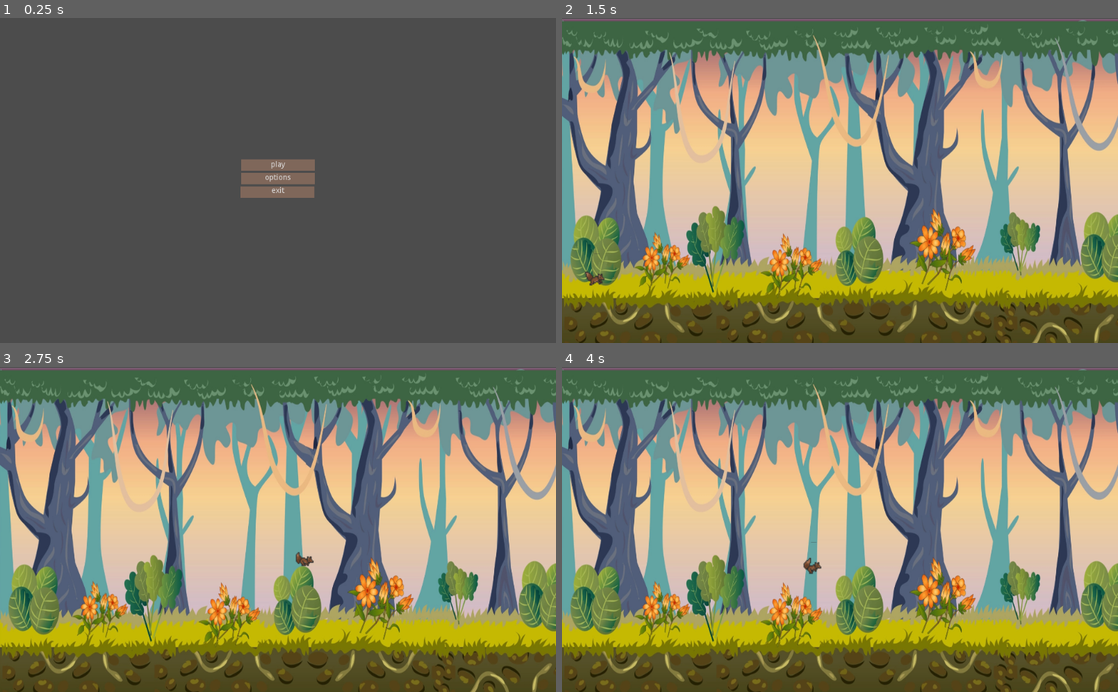
Above: before the commit, frames 1-4 (two rows, left to right).
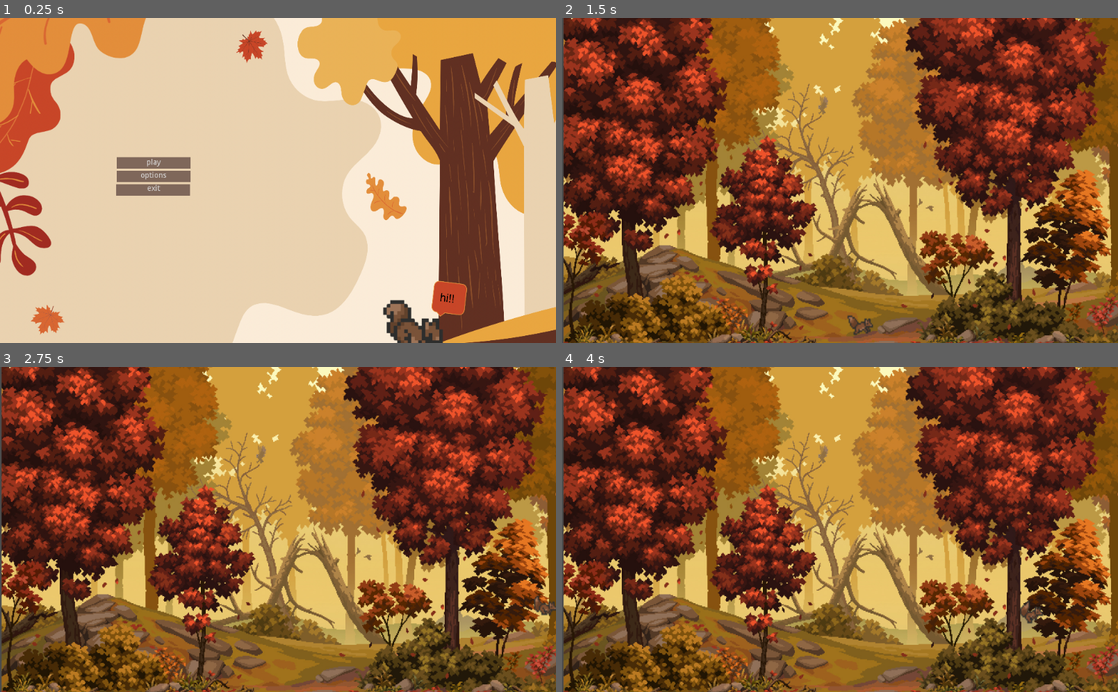
Above: after the commit, the same moments.

Repository: bcenturino25/game-1
Game: Godot game, scene res://scenes/main menu.tscn
Same seed, same stepped clock (60 frames per second), same inputs: the game is played once before the commit and once after it.
Inputs (mouse positions are in pixels of both pictures, inside the frame that each line leads up to):
- Up to frame 1 (0.25 s): no input
- Up to frame 2 (1.5 s): click "play" at 0.5 s; tap Enter at 1.25 s; move the mouse to (962, 164) at 1.27 s; hold D (right) from 1.28 s (still down); click (962, 164) at 1.42 s
- Up to frame 3 (2.75 s): keep holding D (right); tap Space (up) at 1.52, 2.27 s; move the mouse to (166, 545) at 2.02 s
- Up to frame 4 (4 s): move the mouse to (895, 458) at 2.77 s; release D (right) at 2.78 s; hold A (left) 2.78-3.53 s; move the mouse to (812, 594) at 3.52 s; hold D (right) from 3.53 s (still down); click (812, 594) at 3.67 s; tap Space (up) at 3.77 s

The runs differ from the first frame. In frame 1, 100% of the frame differs, in the area x 0-100%, y 0-100%; in frame 2, 97%; in frame 3, 97%; in frame 4, 97%.

Commit message:
Connected Exit Button

Diff:
--- a/scenes/main menu.gd
+++ b/scenes/main menu.gd
@@ -2,3 +2,6 @@
 
 func _on_playButton_pressed():
 	get_tree().change_scene("res://scenes/main.tscn")
+
+func _on_exitButton_pressed():
+	get_tree().quit()
--- a/scenes/main menu.tscn
+++ b/scenes/main menu.tscn
@@ -1,31 +1,37 @@
-[gd_scene load_steps=2 format=2]
+[gd_scene load_steps=3 format=2]
 
 [ext_resource path="res://scenes/main menu.gd" type="Script" id=1]
+[ext_resource path="res://menu pictures/Screen Shot 2023-03-06 at 9.01.57 AM.png" type="Texture" id=2]
 
 [node name="menu" type="Node"]
 script = ExtResource( 1 )
 
+[node name="MainScreenBackground" type="Sprite" parent="."]
+position = Vector2( 513.937, 301.247 )
+scale = Vector2( 0.358539, 0.374689 )
+texture = ExtResource( 2 )
+
 [node name="ColorRect" type="ColorRect" parent="."]
-margin_left = 444.0
-margin_top = 261.0
-margin_right = 580.0
-margin_bottom = 282.0
+margin_left = 215.0
+margin_top = 257.0
+margin_right = 351.0
+margin_bottom = 278.0
 rect_pivot_offset = Vector2( 104, 17 )
 color = Color( 0.501961, 0.407843, 0.356863, 1 )
 
 [node name="ColorRect2" type="ColorRect" parent="."]
-margin_left = 444.0
-margin_top = 286.0
-margin_right = 580.0
-margin_bottom = 307.0
+margin_left = 215.0
+margin_top = 282.0
+margin_right = 351.0
+margin_bottom = 303.0
 rect_pivot_offset = Vector2( 104, 17 )
 color = Color( 0.501961, 0.407843, 0.356863, 1 )
 
 [node name="ColorRect3" type="ColorRect" parent="."]
-margin_left = 443.0
-margin_top = 311.0
-margin_right = 579.0
-margin_bottom = 332.0
+margin_left = 214.0
+margin_top = 307.0
+margin_right = 350.0
+margin_bottom = 328.0
 rect_pivot_offset = Vector2( 104, 17 )
 color = Color( 0.501961, 0.407843, 0.356863, 1 )
 
@@ -34,10 +40,10 @@
 anchor_top = 0.5
 anchor_right = 0.5
 anchor_bottom = 0.5
-margin_left = -63.0
-margin_top = -39.0
-margin_right = 63.0
-margin_bottom = 39.0
+margin_left = -292.0
+margin_top = -43.0
+margin_right = -166.0
+margin_bottom = 35.0
 
 [node name="playButton" type="Button" parent="VBoxContainer"]
 margin_right = 126.0
@@ -60,3 +66,4 @@
 flat = true
 
 [connection signal="pressed" from="VBoxContainer/playButton" to="." method="_on_playButton_pressed"]
+[connection signal="pressed" from="VBoxContainer/exitButton" to="." method="_on_exitButton_pressed"]
--- a/scenes/main.tscn
+++ b/scenes/main.tscn
@@ -1,60 +1,76 @@
-[gd_scene load_steps=7 format=2]
+[gd_scene load_steps=8 format=2]
 
 [ext_resource path="res://scenes/player.tscn" type="PackedScene" id=1]
-[ext_resource path="res://main scene pictures/forest-game-background-free-vector.webp" type="Texture" id=3]
-
-[sub_resource type="RectangleShape2D" id=2]
-extents = Vector2( 33, 46.25 )
+[ext_resource path="res://main scene pictures/forest-bg.jpg" type="Texture" id=2]
 
 [sub_resource type="RectangleShape2D" id=3]
-extents = Vector2( 28, 239.75 )
+extents = Vector2( 28, 288.5 )
 
 [sub_resource type="RectangleShape2D" id=4]
-extents = Vector2( 10, 246 )
+extents = Vector2( 57.5, 286.5 )
 
 [sub_resource type="RectangleShape2D" id=1]
-extents = Vector2( 539.5, 55.5 )
+extents = Vector2( 517.25, 28 )
+
+[sub_resource type="RectangleShape2D" id=5]
+extents = Vector2( 95, 16.4113 )
+
+[sub_resource type="RectangleShape2D" id=6]
+extents = Vector2( 67.5, 21 )
 
 [node name="main" type="Node2D"]
 position = Vector2( 18, -4 )
 
-[node name="ColorRect" type="ColorRect" parent="."]
-margin_left = -19.0
-margin_top = 6.0
-margin_right = 1004.0
-margin_bottom = 605.0
-color = Color( 0.788235, 0.984314, 1, 1 )
+[node name="Sprite" type="Sprite" parent="."]
+position = Vector2( 502, 313 )
+scale = Vector2( 0.738571, 0.828145 )
+texture = ExtResource( 2 )
 
-[node name="Sprite" type="Sprite" parent="."]
-position = Vector2( 517, 313 )
-scale = Vector2( 0.559375, 0.881106 )
-texture = ExtResource( 3 )
-
-[node name="StaticBody2D2" type="StaticBody2D" parent="."]
-
-[node name="CollisionShape2D" type="CollisionShape2D" parent="StaticBody2D2"]
-position = Vector2( 519, 434 )
-shape = SubResource( 2 )
+[node name="player" parent="." instance=ExtResource( 1 )]
+position = Vector2( 475, 453 )
 
 [node name="left border" type="StaticBody2D" parent="."]
 position = Vector2( -18, 5 )
 
 [node name="CollisionShape2D" type="CollisionShape2D" parent="left border"]
-position = Vector2( -59, 245.25 )
+position = Vector2( -32, 304 )
 shape = SubResource( 3 )
 
 [node name="right border" type="StaticBody2D" parent="."]
-position = Vector2( -17, 6 )
+position = Vector2( -77, 248 )
 
 [node name="CollisionShape2D" type="CollisionShape2D" parent="right border"]
-position = Vector2( 1066, 255 )
+position = Vector2( 1149.5, 55.5 )
 shape = SubResource( 4 )
 
-[node name="StaticBody2D" type="StaticBody2D" parent="."]
+[node name="top border" type="StaticBody2D" parent="."]
 
-[node name="CollisionShape2D" type="CollisionShape2D" parent="StaticBody2D"]
-position = Vector2( 504, 562 )
+[node name="CollisionShape2D" type="CollisionShape2D" parent="top border"]
+position = Vector2( 499, 623 )
 shape = SubResource( 1 )
 
-[node name="player" parent="." instance=ExtResource( 1 )]
-position = Vector2( -17, 4 )
+[node name="bottom border" type="StaticBody2D" parent="."]
+
+[node name="CollisionShape2D" type="CollisionShape2D" parent="bottom border"]
+position = Vector2( 496, -27 )
+shape = SubResource( 1 )
+
+[node name="mountain" type="StaticBody2D" parent="."]
+
+[node name="CollisionShape2D" type="CollisionShape2D" parent="mountain"]
+position = Vector2( 254, 470 )
+rotation = 0.352557
+shape = SubResource( 5 )
+
+[node name="tree step" type="StaticBody2D" parent="."]
+
+[node name="CollisionShape2D" type="CollisionShape2D" parent="tree step"]
+position = Vector2( 98, 289 )
+shape = SubResource( 6 )
+
+[node name="mountain2" type="StaticBody2D" parent="."]
+
+[node name="CollisionShape2D" type="CollisionShape2D" parent="mountain2"]
+position = Vector2( 110, 477 )
+rotation = -0.441568
+shape = SubResource( 5 )
--- a/scenes/player.tscn
+++ b/scenes/player.tscn
@@ -2,9 +2,6 @@
 
 [ext_resource path="res://main scene pictures/Squirrel.png" type="Texture" id=1]
 [ext_resource path="res://player.gd" type="Script" id=2]
-
-[sub_resource type="RectangleShape2D" id=5]
-extents = Vector2( 19, 35 )
 
 [sub_resource type="Animation" id=1]
 resource_name = "New Anim"
@@ -60,16 +57,15 @@
 "values": [ 17, 18, 19, 20, 21, 22, 23 ]
 }
 
+[sub_resource type="RectangleShape2D" id=7]
+extents = Vector2( 25.5, 27 )
+
 [node name="player" type="KinematicBody2D"]
 script = ExtResource( 2 )
 
-[node name="CollisionShape2D" type="CollisionShape2D" parent="."]
-position = Vector2( -1, 0 )
-shape = SubResource( 5 )
-
 [node name="Sprite" type="Sprite" parent="."]
-position = Vector2( 1, -1 )
-scale = Vector2( 1.70508, 1.95089 )
+position = Vector2( -0.999996, -0.196434 )
+scale = Vector2( 2.22754, 2.73772 )
 texture = ExtResource( 1 )
 hframes = 8
 vframes = 7
@@ -80,3 +76,7 @@
 anims/RESET = SubResource( 2 )
 anims/jump = SubResource( 6 )
 anims/running = SubResource( 4 )
+
+[node name="CollisionShape2D" type="CollisionShape2D" parent="."]
+position = Vector2( 0.5, 17 )
+shape = SubResource( 7 )
Binary file added: end scene.png
Not shown, changed: end scene.png.import
Binary file removed: main scene pictures/download.jpg
Binary file added: main scene pictures/forest-bg.jpg
Not shown, added: main scene pictures/forest-bg.jpg.import
Binary file added: main scene pictures/unnamed.jpg
Not shown, added: main scene pictures/unnamed.jpg.import
Binary file added: menu pictures/Screen Shot 2023-03-06 at 9.01.57 AM.png
Not shown, added: menu pictures/Screen Shot 2023-03-06 at 9.01.57 AM.png.import
Binary file added: menu pictures/main screen background.png
Not shown, added: menu pictures/main screen background.png.import
